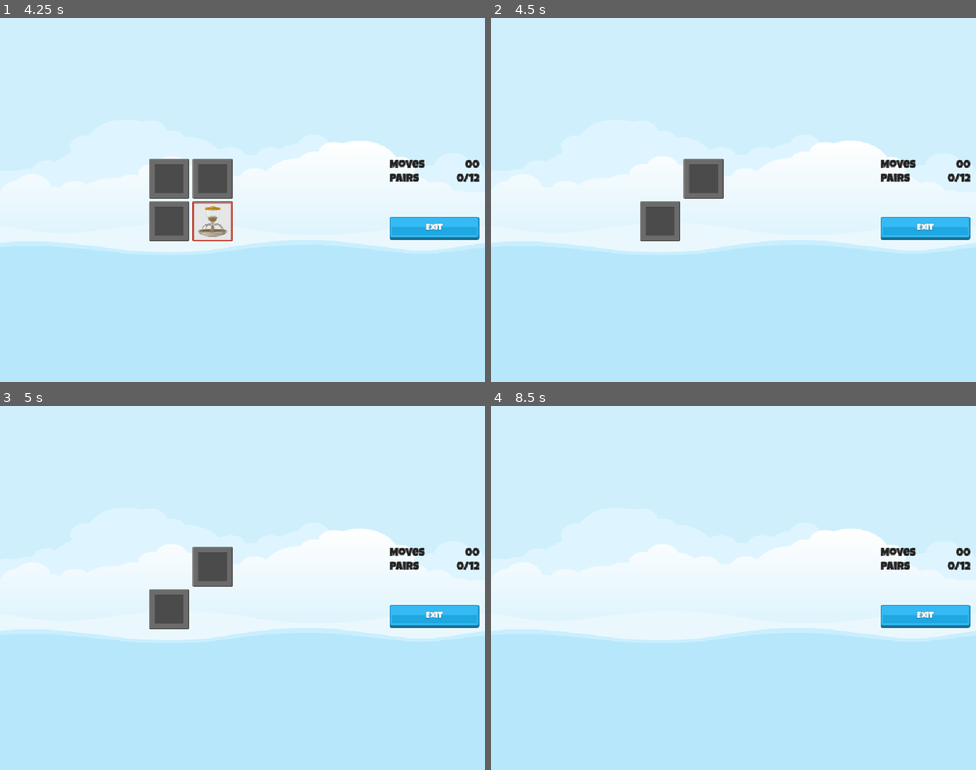
Above: before the commit, frames 1-4 (two rows, left to right).
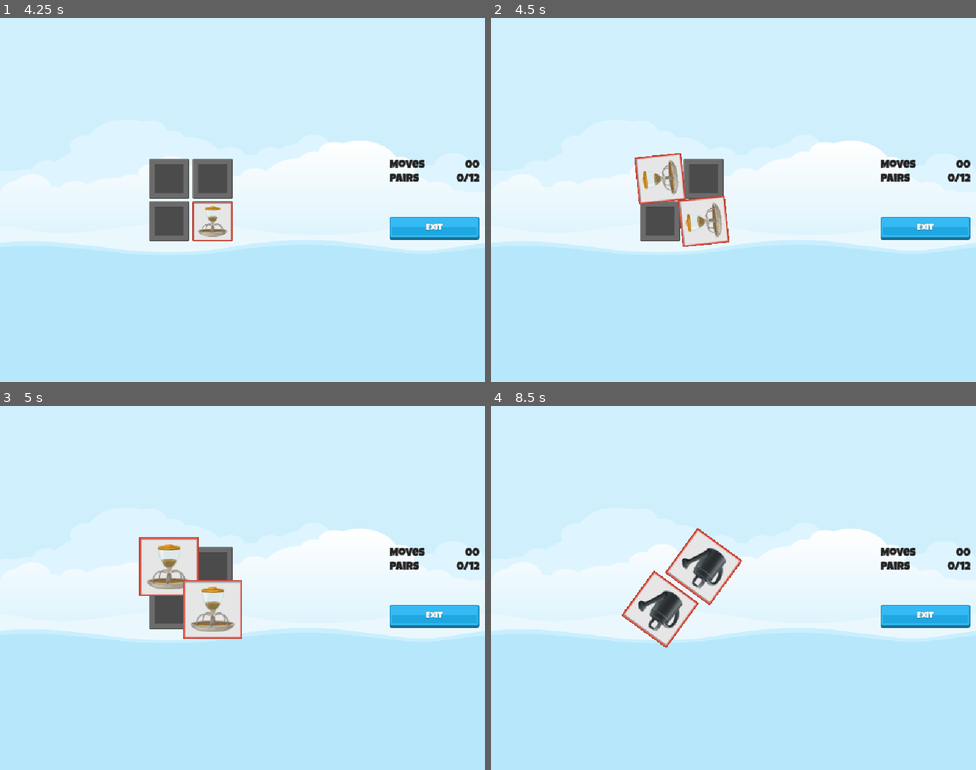
Above: after the commit, the same moments.

Repository: Sanaubia/MemoryMadness
Game: Godot game, scene res://Scenes/Master/Master.tscn
Same seed, same stepped clock (60 frames per second), same inputs: the game is played once before the commit and once after it.
Inputs (mouse positions are in pixels of both pictures, inside the frame that each line leads up to):
- Up to frame 1 (4.25 s): click "2x2" at 0.5 s; click (169, 178) at 1.25 s; click (213, 178) at 2.02 s; click (169, 221) at 2.77 s; click (213, 221) at 3.52 s
- Up to frame 2 (4.5 s): click (660, 178) at 4.25 s
- Up to frame 3 (5 s): no input
- Up to frame 4 (8.5 s): click (704, 566) at 5.02 s; click (660, 609) at 5.77 s; click (704, 609) at 6.52 s; click (660, 566) at 7.27 s; click (704, 566) at 8.02 s

Frame 1 is identical in both runs. In frame 2, 1.2% of the frame differs, in the area x 29-50%, y 37-63%; in frame 3, 2.4%, in the area x 28-50%, y 36-64%; in frame 4, 2.3%.

Commit message:
New game option created
Pair detection

Diff:
--- a/Scenes/Game/Game.gd
+++ b/Scenes/Game/Game.gd
@@ -3,6 +3,8 @@
 const MEMORY_TILE = preload("res://Scenes/MemoryTile/MemoryTile.tscn")
 
 @onready var tile_grid: GridContainer = $HBoxContainer/TileGrid
+@onready var audio_stream_player: AudioStreamPlayer = $AudioStreamPlayer
+@onready var scorer: Scorer = $Scorer
 
 
 # Called when the node enters the scene tree for the first time.
@@ -25,7 +27,11 @@
 	for im in lds.get_selected_images():
 		add_memory_tile(im, fi)
 
+	scorer.clear_new_game(lds.get_target_pairs())
+
 func _on_exit_button_pressed() -> void:
 	for t in tile_grid.get_children():
 		t.queue_free()
+
+	SoundManager.play_button_click(audio_stream_player)
 	SignalHub.emit_on_game_exit_pressed()
--- a/Scenes/Game/Game.tscn
+++ b/Scenes/Game/Game.tscn
@@ -96,4 +96,6 @@
 
 [node name="Scorer" parent="." instance=ExtResource("6_3k6gv")]
 
+[node name="AudioStreamPlayer" type="AudioStreamPlayer" parent="."]
+
 [connection signal="pressed" from="HBoxContainer/MarginContainer/VBoxContainer/ExitButton" to="." method="_on_exit_button_pressed"]
--- a/Scenes/MemoryTile/MemoryTile.gd
+++ b/Scenes/MemoryTile/MemoryTile.gd
@@ -21,7 +21,15 @@
 	return other != self and other.item_image.texture == item_image.texture
 
 func kill_on_success() -> void:
-	scale = Vector2.ZERO
+	z_index = 1
+	var tween: Tween = create_tween()
+	tween.set_parallel(true)
+	tween.tween_property(self, "disabled", true, 0)
+	tween.tween_property(self, "rotation_degrees", 720, 0.5)
+	tween.tween_property(self, "scale", Vector2(1.5, 1.5), 0.5)
+	tween.set_parallel(false)
+	tween.tween_interval(0.6)
+	tween.tween_property(self, "scale", Vector2.ZERO, 0)
 
 func _on_pressed() -> void:
 	if Scorer.SelectionEnabled == true:
--- a/Scenes/Scorer/Scorer.gd
+++ b/Scenes/Scorer/Scorer.gd
@@ -5,12 +5,22 @@
 static var SelectionEnabled: bool = true
 
 @onready var sound: AudioStreamPlayer = $Sound
-@onready var reveals_timer: Timer = $RevealsTimer
+@onready var reveal_timer: Timer = $RevealTimer
 
 var _selections: Array[MemoryTile]
+var _target_pairs: int = 0
+var _moves_made: int = 0
+var _pairs_made: int = 0
 
 func _enter_tree() -> void:
 	SignalHub.on_tile_selected.connect(on_tile_selected)
+	SignalHub.on_game_exit_pressed.connect(on_game_exit_pressed)
+
+func clear_new_game(target_pairs: int) -> void:
+		_selections.clear()
+		_target_pairs = target_pairs
+		_moves_made = 0
+		_pairs_made = 0
 
 func check_fos_pair() -> void:
 	if _selections[0].matches_other_tile(_selections[1]) == true:
@@ -23,7 +33,7 @@
 		return
 
 	SelectionEnabled = false
-	reveals_timer.start()
+	reveal_timer.start()
 	check_fos_pair()
 
 
@@ -32,12 +42,13 @@
 		return
 
 	_selections.append(tile)
-	#sound.play()
 	SoundManager.play_sound(sound, SoundManager.SOUND_SELECT_TILE)
 	process_pair()
 
+func on_game_exit_pressed() -> void:
+	reveal_timer.stop()
 
-func _on_reveals_timer_timeout() -> void:
+func _on_reveal_timer_timeout() -> void:
 	for s in _selections:
 		s.reveal(false)
 	_selections.clear()
--- a/Scenes/Scorer/Scorer.tscn
+++ b/Scenes/Scorer/Scorer.tscn
@@ -9,8 +9,8 @@
 [node name="Sound" type="AudioStreamPlayer" parent="."]
 stream = ExtResource("2_0k60u")
 
-[node name="RevealsTimer" type="Timer" parent="."]
+[node name="RevealTimer" type="Timer" parent="."]
 wait_time = 1.2
 one_shot = true
 
-[connection signal="timeout" from="RevealsTimer" to="." method="_on_reveals_timer_timeout"]
+[connection signal="timeout" from="RevealTimer" to="." method="_on_reveal_timer_timeout"]
